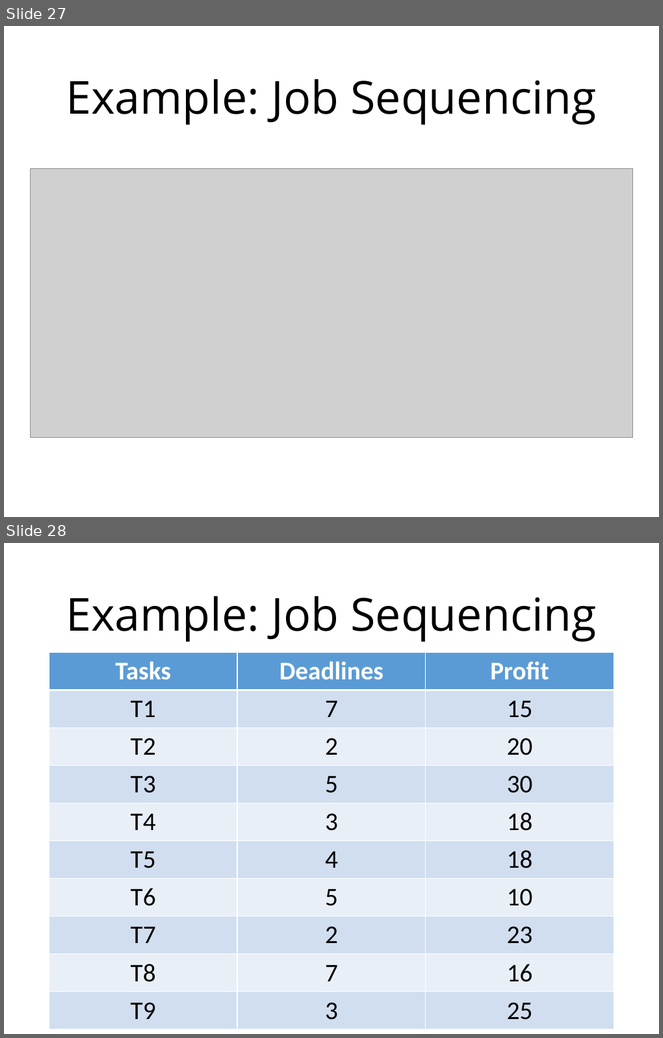
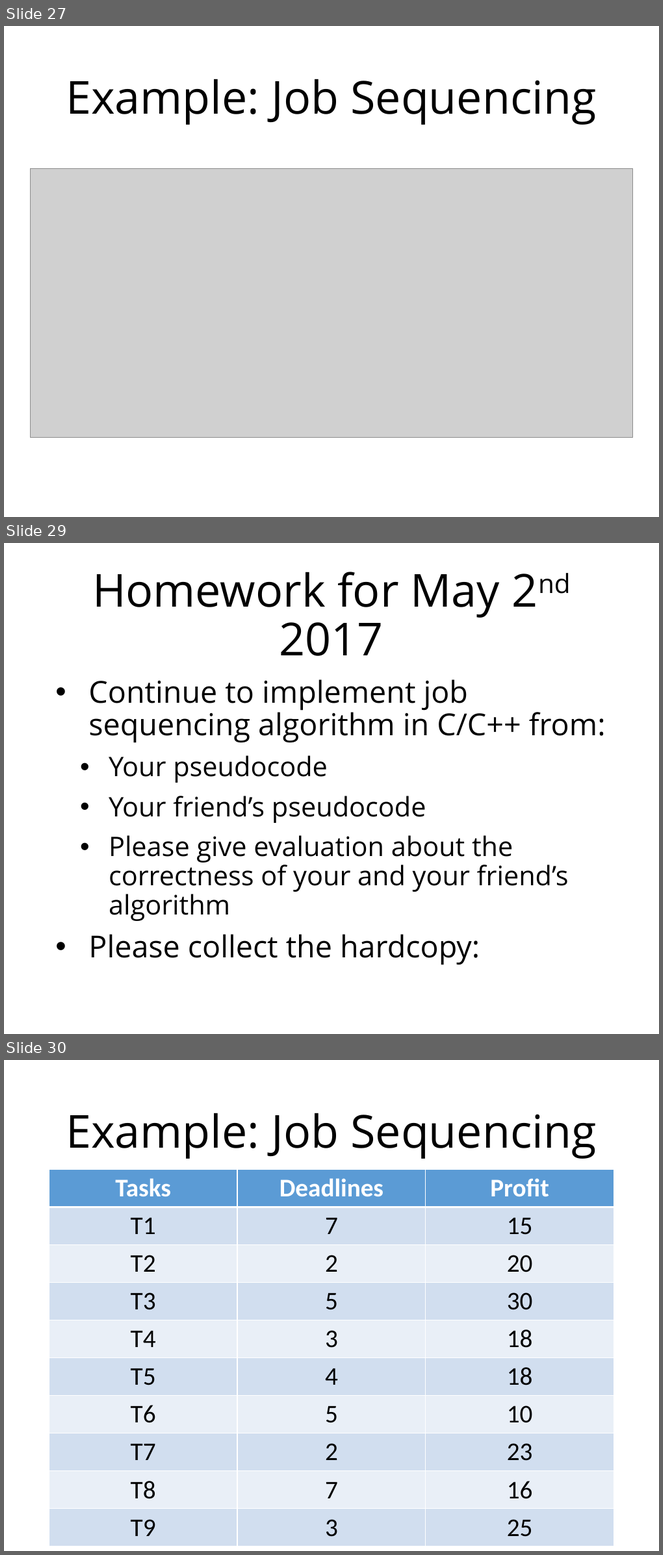
Before and after one commit to munif/paa-2, a slide deck: 161702/presentation/09 - Midterm Exam Evaluation & Greedy Algorithm 1/09. Greedy Algorithm (1).pptx. Shown one above the other, each under a label of ours: slides 27 and 28 before the commit, slides 27, 29 and 30 after it; the slides between them are not shown. The pictures are 663x1038 and 663x1555 pixels, drawn with LibreOffice and Linux fonts; fonts in the diff are those of the drawing; grey boxes stand for pictures. Boxes give left, top, right and bottom in pixels: in the first picture for what was removed or moved away, otherwise in the second. Text is boxed around its words. In the diff, an @@ line names an element or a change of style, - is before the commit and + after.

Commit message:
Updating slides of Greedy Algorithm (2)

```diff
--- a/161702/presentation/09 - Midterm Exam Evaluation & Greedy Algorithm 1/09. Greedy Algorithm (1).pptx
+++ b/161702/presentation/09 - Midterm Exam Evaluation & Greedy Algorithm 1/09. Greedy Algorithm (1).pptx
@@ slide 29 added at (4,543,659,1034), background #FFFFFF @@
@@ title added at (92,572,500,656), 50 pt, text #000000 @@
+Homework for May 2nd 2017
@@ text added at (88,679,606,965), 29.6 pt, text #000000 @@
+• Continue to implement job sequencing algorithm in C/C++ from:
+  • Your pseudocode
+  • Your friend’s pseudocode
+  • Please give evaluation about the correctness of your and your friend’s algorithm
+• Please collect the hardcopy:
@@ what was slide 28 is now slide 30 @@
```
Also in this commit, not shown: 1 other slide added, 1 other file.
